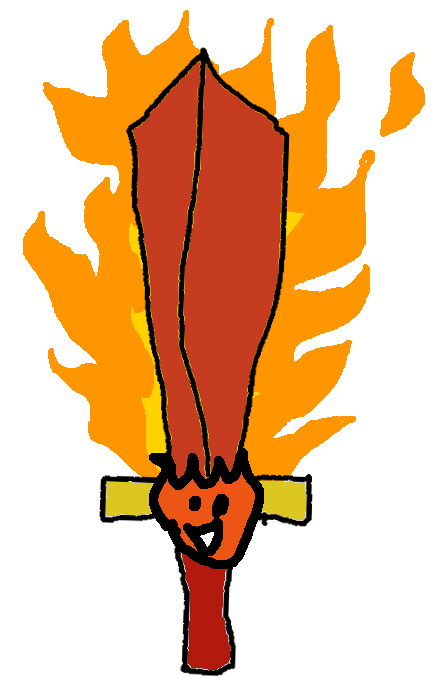
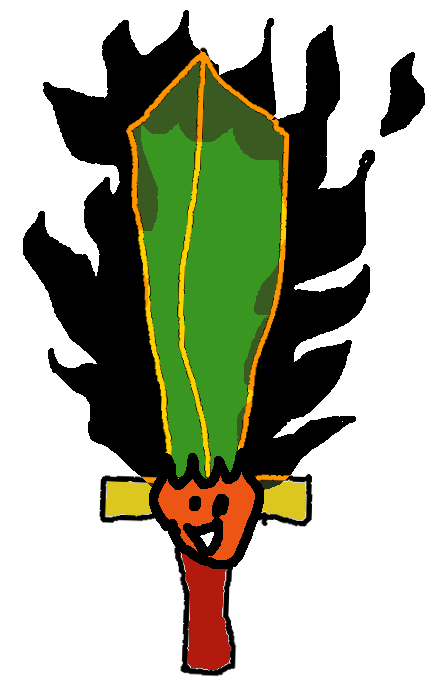
Revision of a layered 432x679 image; what changed, layer by layer:
added layer "Layer #3" (difference) above "Layer #1" over [23, 10, 425, 490]
